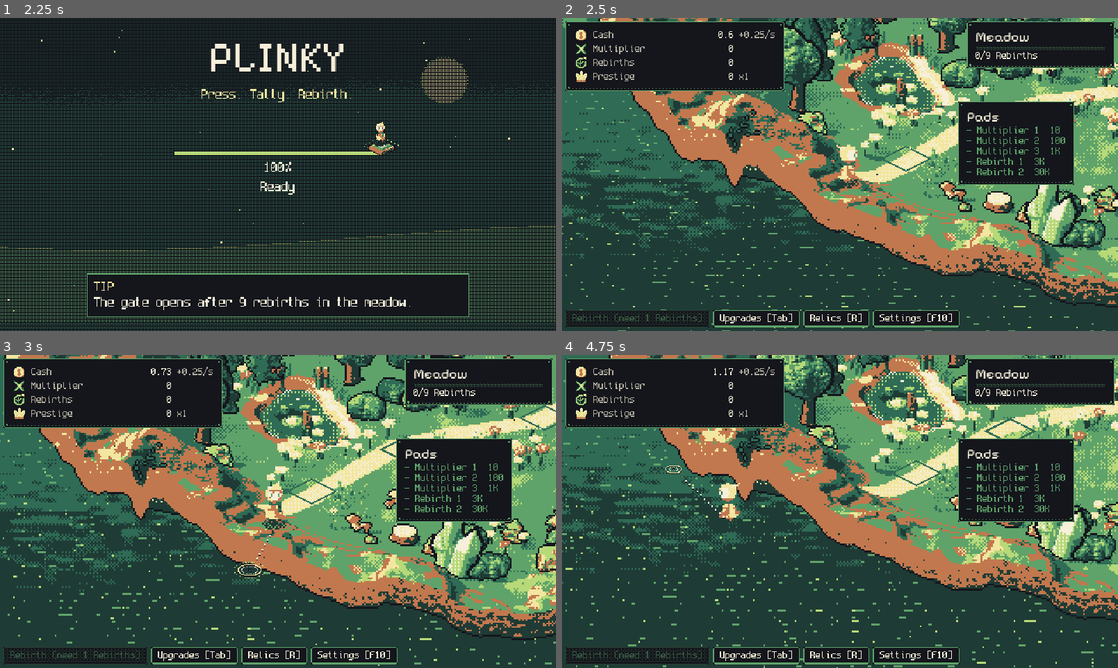
Above: before the commit, frames 1-4 (two rows, left to right).
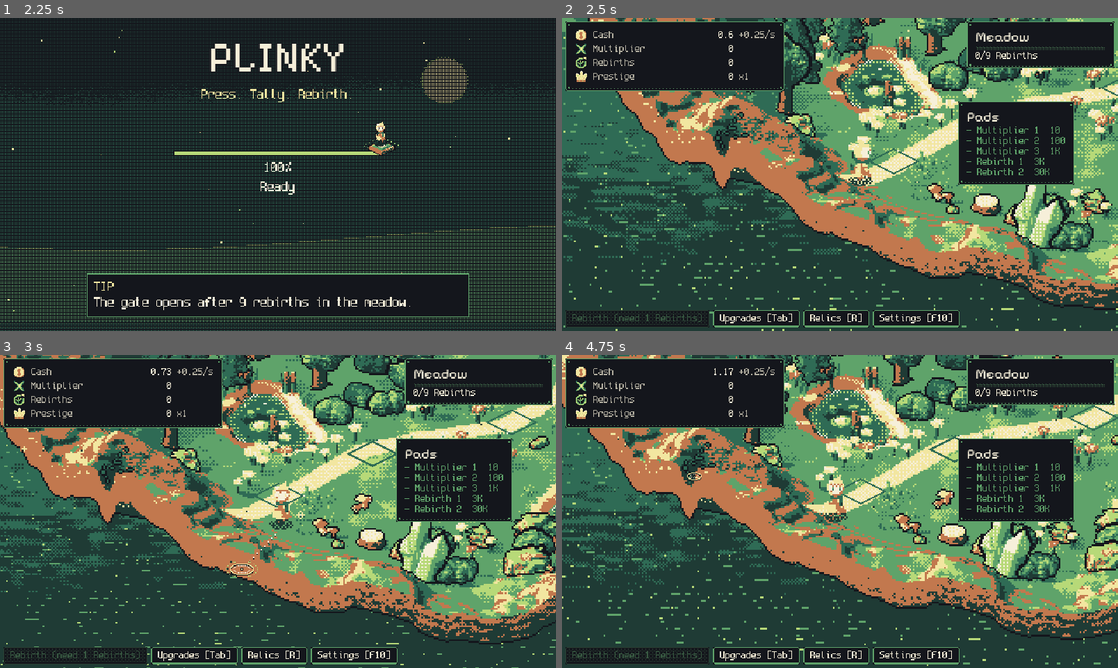
Above: after the commit, the same moments.

Repository: FreezingShock/Plinky
Game: Godot game, scene res://boot/boot.tscn
Same seed, same stepped clock (60 frames per second), same inputs: the game is played once before the commit and once after it.
Inputs (mouse positions are in pixels of both pictures, inside the frame that each line leads up to):
- Up to frame 1 (2.25 s): tap Enter (ui_accept) at 0.5, 0.77, 1.07 s; move the mouse to (400, 158) at 0.52 s; hold D 0.53-1.25 s; tap Space at 0.6 s; click (400, 158) at 0.67 s; drag from (166, 190) to (250, 237) at 1.27 s; move the mouse to (333, 105) at 2.02 s; hold D from 2.03 s (still down); tap 2 at 2.1 s; click (333, 105) at 2.17 s
- Up to frame 2 (2.5 s): keep holding D
- Up to frame 3 (3 s): release D at 2.75 s; drag from (250, 574) to (111, 464) at 2.77 s
- Up to frame 4 (4.75 s): move the mouse to (1006, 558) at 3.52 s; hold A 3.53-4.25 s; tap I at 3.6 s; click (1006, 558) at 3.67 s; tap Enter (ui_accept) at 3.77, 4.07 s; drag from (673, 464) to (756, 433) at 4.27 s

Frame 1 is identical in both runs. In frame 2, 33% of the frame differs, in the area x 0-100%, y 0-100%; in frame 3, 40%; in frame 4, 42%.

Commit message:
Walkable mask: walker stays on grass and path (#25)
* Walkable mask baked from the 3D meadow; walker and click-to-walk respect it

Grass and path walk; water, cliffs, mountains, tree trunks, rocks and crystals block.
Click targets snap to the nearest walkable texel. Adds tests/test_walk.gd.

Co-Authored-By: Claude Sonnet 5.5 <noreply@anthropic.com>
Claude-Session: https://claude.ai/code/session_01Pmx9dUKcC1MESfPt7vEJfv

* Walk test: spawn may be snapped up to 24 texels

Co-Authored-By: Claude Sonnet 5.5 <noreply@anthropic.com>
Claude-Session: https://claude.ai/code/session_01Pmx9dUKcC1MESfPt7vEJfv

---------

Co-authored-by: Claude <noreply@anthropic.com>

Diff:
--- a/main.gd
+++ b/main.gd
@@ -161,6 +161,7 @@
 const SPAWN_CLEARANCE: float = 40.0
 
 func _clear_spawn() -> void:
+	walker.position = WalkMask.nearest(walker.position)
 	for i in 12:
 		var near: bool = false
 		for pad: TexelPad in pads.values():
@@ -173,6 +174,7 @@
 		walker.position = Vector2(
 			clampf(walker.position.x, TexelWalker.BOUNDS.position.x, TexelWalker.BOUNDS.end.x),
 			clampf(walker.position.y, TexelWalker.BOUNDS.position.y, TexelWalker.BOUNDS.end.y))
+		walker.position = WalkMask.nearest(walker.position)
 
 
 ## Pads come from the zone's pad_buttons, in the order of the scene's Pad0, Pad1, ... anchors.
--- a/tests/run.gd
+++ b/tests/run.gd
@@ -14,6 +14,7 @@
 	"res://tests/test_relics.gd",
 	"res://tests/test_boot.gd",
 	"res://tests/test_life.gd",
+	"res://tests/test_walk.gd",
 ]
 
 
--- /dev/null
+++ b/tests/test_walk.gd
@@ -0,0 +1,40 @@
+extends RefCounted
+## Walkable mask (world/walk_mask.gd) and how the walker respects it.
+
+func run(t: Object) -> void:
+	t.ok(WalkMask.available(), "walkable.png loads")
+	if not WalkMask.available():
+		return
+	var im: Image = WalkMask.image()
+	t.eq(im.get_size(), Vector2i(840, 480), "mask matches the ground frame")
+	var data: Dictionary = (JSON.parse_string(FileAccess.get_file_as_string("res://assets/art/zone1/meadow3d/placements3d.json")) as Dictionary)
+	var spawn_ok: bool = false
+	var water_blocked: int = 0
+	for a: Variant in data.get("anchors", []):
+		var d: Dictionary = a as Dictionary
+		var kind: String = str(d.get("kind", ""))
+		var p := Vector2(float(d.get("sx", 0)), float(d.get("sy", 0)))
+		if kind == "pad" or kind == "gate" or kind == "player_spawn":
+			var reach: int = 24 if kind == "player_spawn" else 12   # spawn gets snapped by main._clear_spawn
+			var n: Vector2 = WalkMask.nearest(p, reach)
+			t.ok(WalkMask.walkable(n) and p.distance_to(n) <= float(reach), "%s at %s is reachable within %d texels" % [kind, str(p), reach])
+		if kind == "player_spawn":
+			spawn_ok = WalkMask.walkable(WalkMask.nearest(p, 24))
+		if kind == "water":
+			t.ok(not WalkMask.walkable(p), "water '%s' centre is not walkable" % str(d.get("name", "")))
+			water_blocked += 1
+	t.ok(spawn_ok, "spawn is walkable")
+	t.ok(water_blocked >= 2, "lake and pond anchors checked")
+	var open_px: int = 0
+	for y in range(0, im.get_height(), 2):
+		for x in range(0, im.get_width(), 2):
+			if im.get_pixel(x, y).r > 0.5:
+				open_px += 1
+	var frac: float = float(open_px) / float(im.get_width() * im.get_height() / 4)
+	t.ok(frac > 0.05 and frac < 0.4, "walkable fraction is sane (%.3f)" % frac)
+	t.ok(not WalkMask.walkable(Vector2(-90, -50)), "far outside the island is blocked")
+	var far: Vector2 = WalkMask.nearest(Vector2(-90, -50), 30)
+	t.eq(far, Vector2(-90, -50), "nearest gives up past max_r")
+	var lake: Vector2 = Vector2(412, 262)
+	var snapped: Vector2 = WalkMask.nearest(lake)
+	t.ok(WalkMask.walkable(snapped), "click in the lake snaps to land")
--- a/world/texel_walker.gd
+++ b/world/texel_walker.gd
@@ -5,7 +5,7 @@
 
 ## Feel values, texels per second. Vertical is halved to match the 2:1 isometric ground.
 const SPEED: float = 70.0
-const BOUNDS: Rect2 = Rect2(24.0, 96.0, 592.0, 240.0)
+const BOUNDS: Rect2 = Rect2(0.0, 0.0, 640.0, 360.0)   # outer clamp only; WalkMask decides where feet may go
 
 var palette: PackedColorArray = Palettes.colors(Palettes.MEADOW)
 var moving: bool = false
@@ -68,9 +68,10 @@
 		var step := Vector2(dir.x, dir.y * 0.5) * speed * delta
 		if _has_target:
 			step = step.limit_length((_target - position).length())
-		position = Vector2(
-			clampf(position.x + step.x, BOUNDS.position.x, BOUNDS.end.x),
-			clampf(position.y + step.y, BOUNDS.position.y, BOUNDS.end.y))
+		var moved: bool = _try_step(step)
+		if not moved and _has_target:
+			_has_target = false   # click target was behind water, a cliff or a trunk: stop at the edge
+		moving = moved
 	if moving:
 		_step_clock += delta
 		if _step_clock >= STEP_INTERVAL:
@@ -86,6 +87,20 @@
 			_face = &"front" if dir.y > 0.0 else &"back"
 			_flip = false
 	_animate(delta)
+
+
+## Move by step if the new spot is walkable, else slide along x or y. Returns whether the walker moved.
+func _try_step(step: Vector2) -> bool:
+	for s: Vector2 in [step, Vector2(step.x, 0.0), Vector2(0.0, step.y)]:
+		if s == Vector2.ZERO:
+			continue
+		var q := Vector2(
+			clampf(position.x + s.x, BOUNDS.position.x, BOUNDS.end.x),
+			clampf(position.y + s.y, BOUNDS.position.y, BOUNDS.end.y))
+		if WalkMask.walkable(q):
+			position = q
+			return true
+	return false
 
 
 ## Cells (row, col) in the atlas: row 0 = front, side, back, blink; row 1 = side walk 1-4;
@@ -114,7 +129,7 @@
 func _unhandled_input(event: InputEvent) -> void:
 	if event is InputEventMouseButton and event.pressed and event.button_index == MOUSE_BUTTON_LEFT:
 		var p: Vector2 = (get_parent() as Node2D).to_local(get_global_mouse_position())
-		_target = Vector2(clampf(p.x, BOUNDS.position.x, BOUNDS.end.x), clampf(p.y, BOUNDS.position.y, BOUNDS.end.y))
+		_target = WalkMask.nearest(Vector2(clampf(p.x, BOUNDS.position.x, BOUNDS.end.x), clampf(p.y, BOUNDS.position.y, BOUNDS.end.y)))
 		_has_target = true
 
 
--- /dev/null
+++ b/world/walk_mask.gd
@@ -0,0 +1,59 @@
+class_name WalkMask
+extends RefCounted
+## Where the walker may stand in the meadow. Baked by tools/art/gen_meadow3d.py (walkable.png, same
+## 840x480 frame as ground.png, so texel p in the 640x360 world frame is pixel p + OFFSET).
+## Grass and path are walkable; water, cliffs, mountains, tree trunks, rocks and crystals are not.
+
+const PATH: String = "res://assets/art/zone1/meadow3d/walkable.png"
+const OFFSET: Vector2i = Vector2i(100, 60)
+
+static var _img: Image = null
+static var _tried: bool = false
+
+
+static func image() -> Image:
+	if not _tried:
+		_tried = true
+		_img = Image.load_from_file(PATH)
+		if _img == null:
+			var tex: Texture2D = load(PATH) as Texture2D
+			_img = tex.get_image() if tex != null else null
+	return _img
+
+
+static func available() -> bool:
+	return image() != null
+
+
+## True when the texel is walkable. With no mask loaded everything is walkable (never traps the walker).
+static func walkable(p: Vector2) -> bool:
+	var im: Image = image()
+	if im == null:
+		return true
+	var x: int = int(floorf(p.x)) + OFFSET.x
+	var y: int = int(floorf(p.y)) + OFFSET.y
+	if x < 0 or y < 0 or x >= im.get_width() or y >= im.get_height():
+		return false
+	return im.get_pixel(x, y).r > 0.5
+
+
+## Closest walkable texel to p (ring search, vertical distance doubled to match the 2:1 view).
+## Returns p unchanged when it is already walkable or nothing walkable is within max_r.
+static func nearest(p: Vector2, max_r: int = 80) -> Vector2:
+	if walkable(p):
+		return p
+	var best: Vector2 = p
+	var best_d: float = INF
+	for r in range(1, max_r + 1):
+		if best_d <= float(r - 1) * float(r - 1):
+			break
+		for dy in range(-r, r + 1):
+			for dx in range(-r, r + 1):
+				if maxi(absi(dx), absi(dy)) != r:
+					continue
+				var q: Vector2 = p + Vector2(dx, dy)
+				var d: float = float(dx * dx) + float(dy * dy) * 4.0
+				if d < best_d and walkable(q):
+					best_d = d
+					best = q
+	return best
Binary file added: assets/art/zone1/meadow3d/walkable.png
